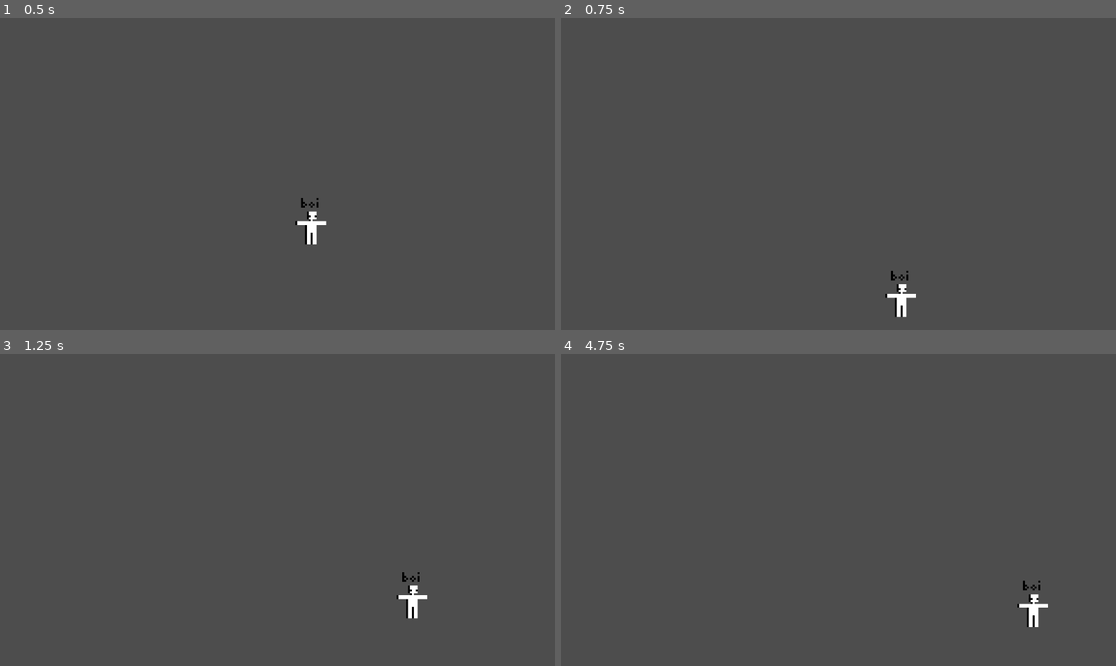
Above: before the commit, frames 1-4 (two rows, left to right).
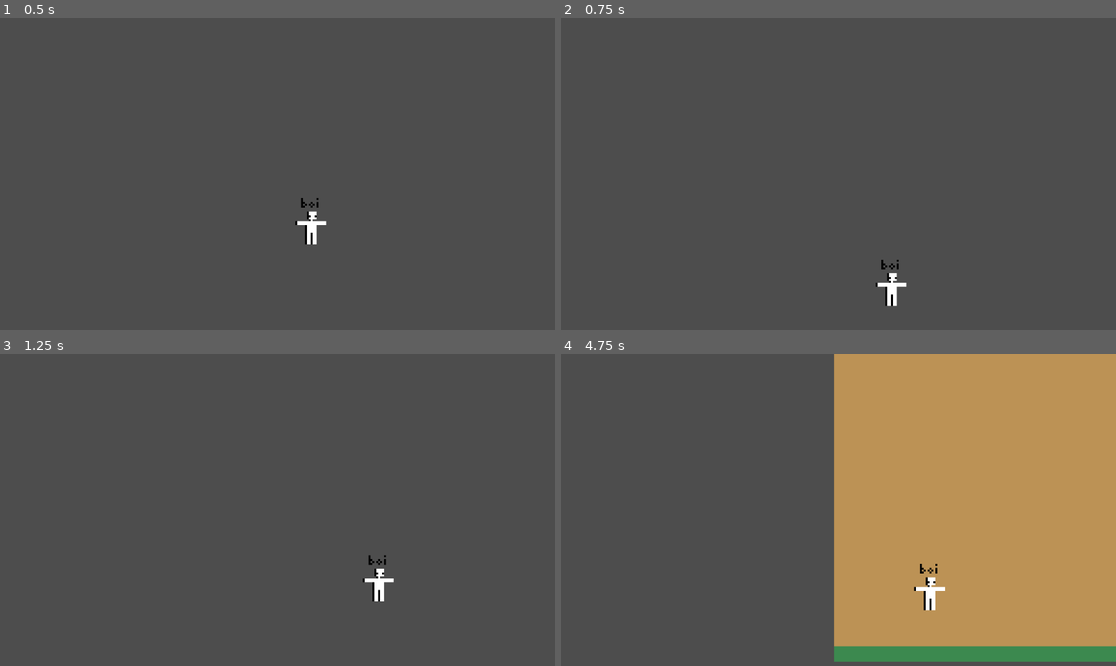
Above: after the commit, the same moments.

Repository: DanStark2/Adrenaline-Junkey
Game: Godot game, scene res://Scenes/demo_1.tscn
Same seed, same stepped clock (60 frames per second), same inputs: the game is played once before the commit and once after it.
Inputs:
- Up to frame 1 (0.5 s): no input
- Up to frame 2 (0.75 s): hold D (right) from 0.53 s (still down)
- Up to frame 3 (1.25 s): keep holding D (right); tap Space (jump) at 0.77 s
- Up to frame 4 (4.75 s): tap Space (jump) at 1.52, 3.02, 3.77, 4.52 s; release D (right) at 2.03 s; hold A (left) 2.03-2.78 s; hold D (right) 2.78-4.28 s; hold A (left) from 4.28 s (still down)

Frame 1 is identical in both runs. In frame 2, 0.5% of the frame differs, in the area x 56-64%, y 77-96%; in frame 3, 0.6%; in frame 4, 50%, in the area x 49-100%, y 0-99%.

Commit message:
commit
commit

Diff:
--- a/Scenes/ObjectSpawnSystem.tscn
+++ b/Scenes/ObjectSpawnSystem.tscn
@@ -1,40 +1,9 @@
-[gd_scene load_steps=5 format=3 uid="uid://c4pkmmdklo0tq"]
+[gd_scene load_steps=4 format=3 uid="uid://c4pkmmdklo0tq"]
 
 [ext_resource type="Script" uid="uid://cmvs3r4p5j1he" path="res://Scripts/object_spawn_system.gd" id="1_os6t7"]
-
-[sub_resource type="RectangleShape2D" id="RectangleShape2D_os6t7"]
-size = Vector2(1134, 49)
-
-[sub_resource type="RectangleShape2D" id="RectangleShape2D_qdgai"]
-size = Vector2(62.5, 710.5)
-
-[sub_resource type="RectangleShape2D" id="RectangleShape2D_83w66"]
-size = Vector2(1134, 68)
+[ext_resource type="PackedScene" uid="uid://chfuat1eluta1" path="res://Scenes/test_object.tscn" id="2_qdgai"]
+[ext_resource type="PackedScene" uid="uid://bcpnwqevjx7xq" path="res://Scenes/ground2.tscn" id="3_83w66"]
 
 [node name="ObjectSpawnSystem" type="Node2D"]
 script = ExtResource("1_os6t7")
-
-[node name="Ground" type="StaticBody2D" parent="."]
-
-[node name="CollisionShape2D" type="CollisionShape2D" parent="Ground"]
-position = Vector2(572, 627.5)
-shape = SubResource("RectangleShape2D_os6t7")
-
-[node name="Collider" type="StaticBody2D" parent="."]
-
-[node name="CollisionShape2D" type="CollisionShape2D" parent="Collider"]
-position = Vector2(-26, 296.75)
-shape = SubResource("RectangleShape2D_qdgai")
-
-[node name="Collider2" type="StaticBody2D" parent="."]
-position = Vector2(1203, -1)
-
-[node name="CollisionShape2D" type="CollisionShape2D" parent="Collider2"]
-position = Vector2(-32.75, 298.25)
-shape = SubResource("RectangleShape2D_qdgai")
-
-[node name="Roof" type="StaticBody2D" parent="."]
-
-[node name="CollisionShape2D" type="CollisionShape2D" parent="Roof"]
-position = Vector2(572, -24)
-shape = SubResource("RectangleShape2D_83w66")
+ground_pieces = Array[PackedScene]([ExtResource("2_qdgai"), ExtResource("3_83w66")])
--- /dev/null
+++ b/Scenes/collition.tscn
@@ -0,0 +1,40 @@
+[gd_scene load_steps=4 format=3 uid="uid://cxp16qibav5jf"]
+
+[sub_resource type="RectangleShape2D" id="RectangleShape2D_jyyr5"]
+size = Vector2(1134, 49)
+
+[sub_resource type="RectangleShape2D" id="RectangleShape2D_6kfae"]
+size = Vector2(62.5, 710.5)
+
+[sub_resource type="RectangleShape2D" id="RectangleShape2D_58nko"]
+size = Vector2(1134, 68)
+
+[node name="Collition" type="Node2D"]
+
+[node name="Ground" type="StaticBody2D" parent="."]
+position = Vector2(-1290, -597)
+
+[node name="CollisionShape2D" type="CollisionShape2D" parent="Ground"]
+position = Vector2(572, 627.5)
+shape = SubResource("RectangleShape2D_jyyr5")
+
+[node name="Collider" type="StaticBody2D" parent="."]
+position = Vector2(-1290, -597)
+
+[node name="CollisionShape2D" type="CollisionShape2D" parent="Collider"]
+position = Vector2(-26, 296.75)
+shape = SubResource("RectangleShape2D_6kfae")
+
+[node name="Collider2" type="StaticBody2D" parent="."]
+position = Vector2(-87, -598)
+
+[node name="CollisionShape2D" type="CollisionShape2D" parent="Collider2"]
+position = Vector2(-32.75, 298.25)
+shape = SubResource("RectangleShape2D_6kfae")
+
+[node name="Roof" type="StaticBody2D" parent="."]
+position = Vector2(-1290, -597)
+
+[node name="CollisionShape2D" type="CollisionShape2D" parent="Roof"]
+position = Vector2(572, -24)
+shape = SubResource("RectangleShape2D_58nko")
--- a/Scenes/demo_1.tscn
+++ b/Scenes/demo_1.tscn
@@ -1,7 +1,8 @@
-[gd_scene load_steps=3 format=3 uid="uid://m0pqbcdsnsdw"]
+[gd_scene load_steps=4 format=3 uid="uid://m0pqbcdsnsdw"]
 
 [ext_resource type="PackedScene" uid="uid://byf7rb03kwwwj" path="res://Scenes/runner.tscn" id="1_e5tc5"]
 [ext_resource type="PackedScene" uid="uid://c4pkmmdklo0tq" path="res://Scenes/ObjectSpawnSystem.tscn" id="2_mw53j"]
+[ext_resource type="PackedScene" uid="uid://cxp16qibav5jf" path="res://Scenes/collition.tscn" id="3_jxn3d"]
 
 [node name="Demo1" type="Node2D"]
 
@@ -9,6 +10,9 @@
 position = Vector2(9, 28)
 
 [node name="ObjectSpawnSystem" parent="." instance=ExtResource("2_mw53j")]
-position = Vector2(-569, -294)
+position = Vector2(1307, 285)
 
 [node name="Camera2D" type="Camera2D" parent="."]
+
+[node name="Collition" parent="." instance=ExtResource("3_jxn3d")]
+position = Vector2(721, 268)
--- /dev/null
+++ b/Scenes/ground2.tscn
@@ -0,0 +1,35 @@
+[gd_scene load_steps=6 format=3 uid="uid://bcpnwqevjx7xq"]
+
+[ext_resource type="Script" uid="uid://brvvudk3v13w5" path="res://Scripts/test_object.gd" id="1_fo8ri"]
+
+[sub_resource type="RectangleShape2D" id="RectangleShape2D_ap2wr"]
+size = Vector2(92, 20)
+
+[sub_resource type="CanvasItemMaterial" id="CanvasItemMaterial_fo8ri"]
+
+[sub_resource type="CanvasTexture" id="CanvasTexture_2puns"]
+
+[sub_resource type="CanvasTexture" id="CanvasTexture_fo8ri"]
+
+[node name="TestObject" type="StaticBody2D"]
+script = ExtResource("1_fo8ri")
+
+[node name="CollisionShape2D" type="CollisionShape2D" parent="."]
+position = Vector2(1, 0)
+shape = SubResource("RectangleShape2D_ap2wr")
+
+[node name="Timer" type="Timer" parent="."]
+
+[node name="Sprite2D" type="Sprite2D" parent="."]
+modulate = Color(0.234805, 0.536213, 0.307777, 1)
+material = SubResource("CanvasItemMaterial_fo8ri")
+position = Vector2(7.62939e-06, 10)
+scale = Vector2(382, 40)
+texture = SubResource("CanvasTexture_2puns")
+
+[node name="Sprite2D2" type="Sprite2D" parent="."]
+modulate = Color(0.737887, 0.573809, 0.334228, 1)
+material = SubResource("CanvasItemMaterial_fo8ri")
+position = Vector2(9.65595e-06, -401.865)
+scale = Vector2(382, 799.73)
+texture = SubResource("CanvasTexture_fo8ri")
--- a/Scenes/runner.tscn
+++ b/Scenes/runner.tscn
@@ -22,6 +22,7 @@
 size = Vector2(16, 17)
 
 [node name="Runner" type="CharacterBody2D"]
+z_index = 8
 scale = Vector2(4, 4)
 script = ExtResource("1_usyiy")
 
--- a/Scenes/test_object.tscn
+++ b/Scenes/test_object.tscn
@@ -1,19 +1,34 @@
-[gd_scene load_steps=4 format=3 uid="uid://chfuat1eluta1"]
+[gd_scene load_steps=6 format=3 uid="uid://chfuat1eluta1"]
 
 [ext_resource type="Script" uid="uid://brvvudk3v13w5" path="res://Scripts/test_object.gd" id="1_detjb"]
 
 [sub_resource type="RectangleShape2D" id="RectangleShape2D_ap2wr"]
+size = Vector2(92, 20)
 
 [sub_resource type="CanvasTexture" id="CanvasTexture_detjb"]
+
+[sub_resource type="CanvasItemMaterial" id="CanvasItemMaterial_detjb"]
+
+[sub_resource type="CanvasTexture" id="CanvasTexture_lhkt7"]
 
 [node name="TestObject" type="StaticBody2D"]
 script = ExtResource("1_detjb")
 
 [node name="CollisionShape2D" type="CollisionShape2D" parent="."]
+position = Vector2(1, 0)
 shape = SubResource("RectangleShape2D_ap2wr")
 
 [node name="Timer" type="Timer" parent="."]
 
 [node name="Sprite2D" type="Sprite2D" parent="."]
-scale = Vector2(20, 20)
+modulate = Color(0.72091, 0.974413, 0.577936, 1)
+position = Vector2(7.62939e-06, 10)
+scale = Vector2(382, 40)
 texture = SubResource("CanvasTexture_detjb")
+
+[node name="Sprite2D2" type="Sprite2D" parent="."]
+modulate = Color(0.836483, 0.659411, 0.455015, 1)
+material = SubResource("CanvasItemMaterial_detjb")
+position = Vector2(0, -96)
+scale = Vector2(382, 171.08)
+texture = SubResource("CanvasTexture_lhkt7")
--- a/Scripts/object_spawn_system.gd
+++ b/Scripts/object_spawn_system.gd
@@ -1,11 +1,31 @@
 extends Node2D
 
+@export var ground_pieces: Array[PackedScene]    # drag your ground scenes into here
+@export var spawn_interval: float = 1.0          # how often to spawn
+@export var speed: float = 300.0                 # universal speed for all spawned pieces
 
-# Called when the node enters the scene tree for the first time.
 func _ready() -> void:
-	pass # Replace with function body.
+	# start spawning on repeat
+	spawn_loop()
 
+func spawn_loop() -> void:
+	while true:
+		spawn_piece()
+		await get_tree().create_timer(spawn_interval).timeout
 
-# Called every frame. 'delta' is the elapsed time since the previous frame.
-func _process(delta: float) -> void:
-	pass
+func spawn_piece() -> void:
+	if ground_pieces.is_empty():
+		return
+
+	# pick one at random, or cycle if you want
+	var scene: PackedScene = ground_pieces.pick_random()
+	var piece = scene.instantiate()
+
+	# place it at spawner’s position
+	piece.position = position
+
+	# set the universal speed
+	piece.start(speed)
+
+	# throw it into the scene
+	get_parent().add_child(piece)
--- a/Scripts/runner.gd
+++ b/Scripts/runner.gd
@@ -1,9 +1,8 @@
 extends CharacterBody2D
 
-
-const SPEED = 300.0
+const SPEED_LEFT = 400.0   # faster left
+const SPEED_RIGHT = 200.0  # slower right
 const JUMP_VELOCITY = -400.0
-
 
 func _physics_process(delta: float) -> void:
 	# Add the gravity.
@@ -14,12 +13,15 @@
 	if Input.is_action_just_pressed("jump") and is_on_floor():
 		velocity.y = JUMP_VELOCITY
 
-	# Get the input direction and handle the movement/deceleration.
-	# As good practice, you should replace UI actions with custom gameplay actions.
+	# Handle left/right input with different speeds.
 	var direction := Input.get_axis("left", "right")
-	if direction:
-		velocity.x = direction * SPEED
+	if direction > 0:
+		# moving right
+		velocity.x = SPEED_RIGHT * direction
+	elif direction < 0:
+		# moving left
+		velocity.x = SPEED_LEFT * direction
 	else:
-		velocity.x = move_toward(velocity.x, 0, SPEED)
+		velocity.x = move_toward(velocity.x, 0, max(SPEED_LEFT, SPEED_RIGHT))
 
 	move_and_slide()
--- a/Scripts/test_object.gd
+++ b/Scripts/test_object.gd
@@ -1,14 +1,24 @@
 extends StaticBody2D
 
-var spd := 50
-# Called when the node enters the scene tree for the first time.
+@export var speed: float = 200.0        # pixels/sec
+@export var lifetime: float = 8.0      # seconds before auto-delete
+var _velocity: Vector2 = Vector2.RIGHT # default direction
+
 func _ready() -> void:
-	pass # Replace with function body.
+	# Auto-despawn after `lifetime`
+	despawn_after(lifetime)
 
+func _physics_process(delta: float) -> void:
+	position -= _velocity * speed * delta
 
-# Called every frame. 'delta' is the elapsed time since the previous frame.
-func _process(delta: float) -> void:
-	pass
+func start(spd: float) -> void:
+	speed = spd
 
-func start(spd:int):
-	pass
+func set_direction(dir: Vector2) -> void:
+	# Optional: set custom direction (e.g., to shoot left: set_direction(Vector2.LEFT))
+	_velocity = dir.normalized()
+
+func despawn_after(seconds: float) -> void:
+	# Wait then yeet
+	await get_tree().create_timer(seconds).timeout
+	queue_free()
